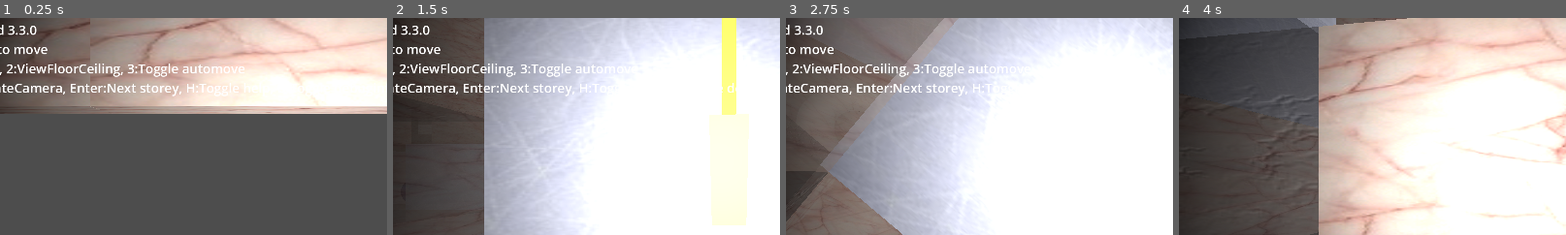
Above: before the commit, frames 1-4 (left to right).
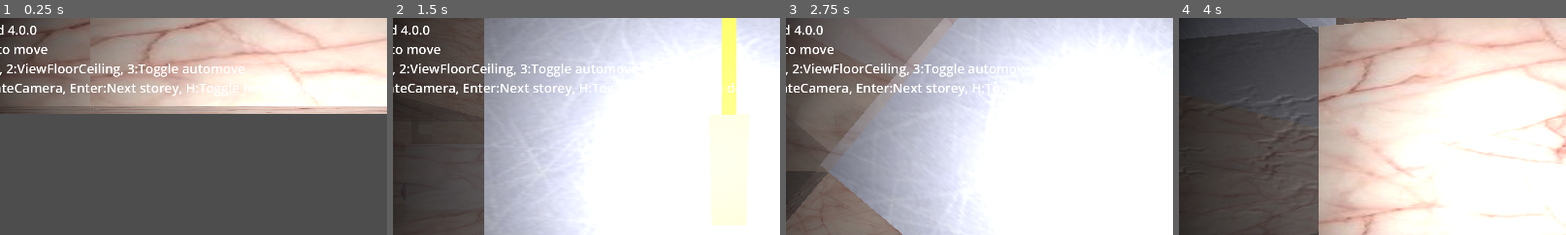
Above: after the commit, the same moments.

Repository: kasworld/gd4maze3d
Game: Godot game, scene res://main.tscn
Two runs of this game, one before a commit and one after it. Both use one fixed random seed, a clock stepped at 60 frames per second and the inputs below.
Inputs (mouse positions are % of the whole screen's width and height, from its top left):
- Up to frame 1 (0.25 s): no input
- Up to frame 2 (1.5 s): tap Enter at 0.5 s; move the mouse to (45, 70) at 0.52 s; hold Up from 0.53 s (still down); tap 1 at 0.6 s; click (45, 70) at 0.67 s; tap Space at 0.77 s; move the mouse to (80, 65) at 1.27 s; tap 2 at 1.35 s
- Up to frame 3 (2.75 s): tap Space at 1.52 s; move the mouse to (20, 35) at 2.02 s; release Up at 2.03 s; hold Left from 2.03 s (still down); tap 3 at 2.1 s
- Up to frame 4 (4 s): move the mouse to (55, 50) at 2.77 s; tap H at 2.85 s; click (55, 50) at 2.92 s; tap Space at 3.02, 3.77 s; move the mouse to (35, 25) at 3.52 s; release Left at 3.53 s; hold Down from 3.53 s (still down); tap Enter at 3.6 s
The pictures show only the part of the screen within x 9-59%, y 13-63%; the shares and areas given below are measured in that part.

The runs differ from the first frame. In frame 1, less than 0.1% of the frame differs, in the area x 2-7%, y 3-9%; in frame 2, less than 0.1%; in frame 3, less than 0.1%; in frame 4, nothing differs.

Commit message:
update version

Diff:
--- a/main.gd
+++ b/main.gd
@@ -71,7 +71,7 @@
 var view_floor_ceiling :bool
 
 func help_str()->String:
-	return "gd4maze3d 3.3.0\nArrowKey to move\n1:Minimap, 2:ViewFloorCeiling, 3:Toggle automove\nSpace:RotateCamera, Enter:Next storey, H:Toggle help, D:Toggle debuginfo"
+	return "gd4maze3d 4.0.0\nArrowKey to move\n1:Minimap, 2:ViewFloorCeiling, 3:Toggle automove\nSpace:RotateCamera, Enter:Next storey, H:Toggle help, D:Toggle debuginfo"
 
 func _ready() -> void:
 	var tex_keys = tex_dict.keys()
